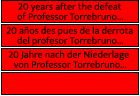
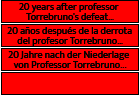
Revision of a layered 140×96 image; what changed, layer by layer:
renamed "20 years after the defeat of Professor Torrebruno... 20 años de" to "20 years after professor Torrebruno's defeat… 20 años después", painted on it over bbox(6, 2, 133, 68)
